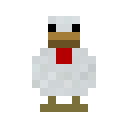
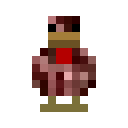
Before/after of a w=128, h=128 layered artwork. What changed in the layer stack:
painted on "vanilla.png copy" over 32, 16, 96, 96
